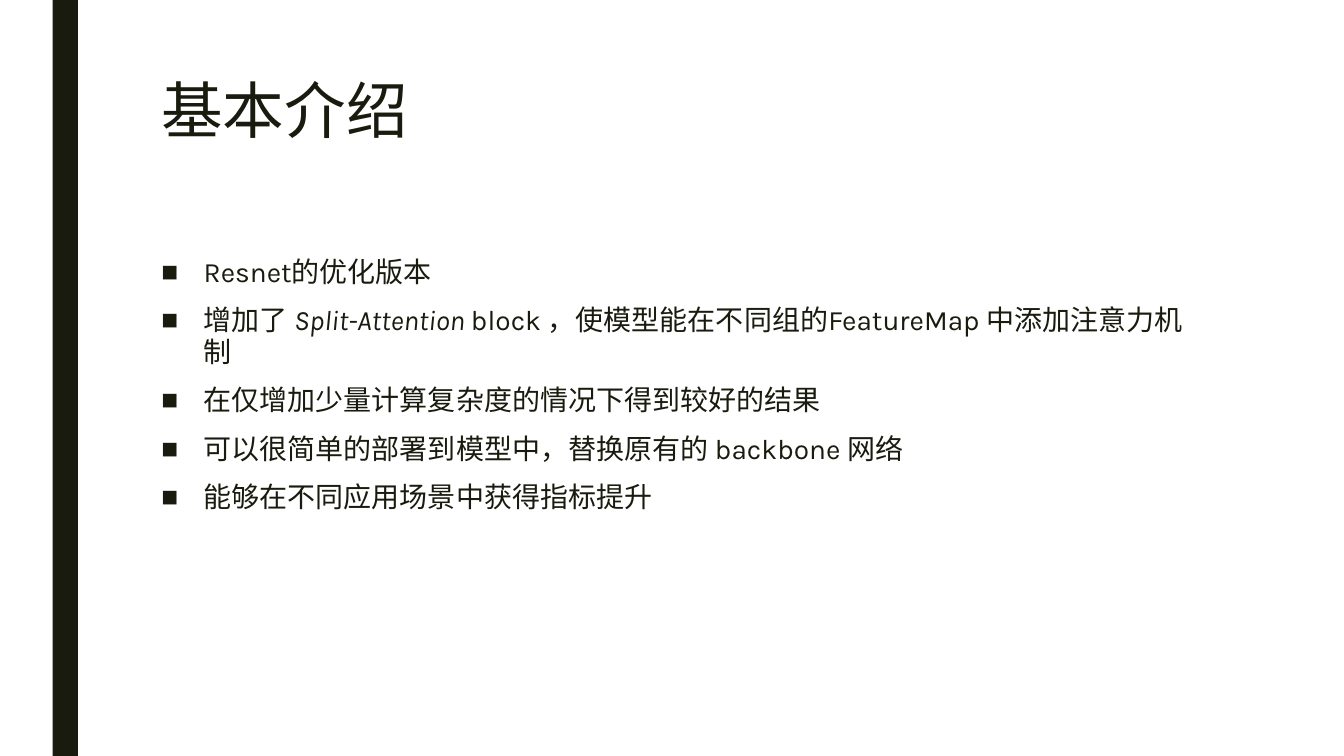
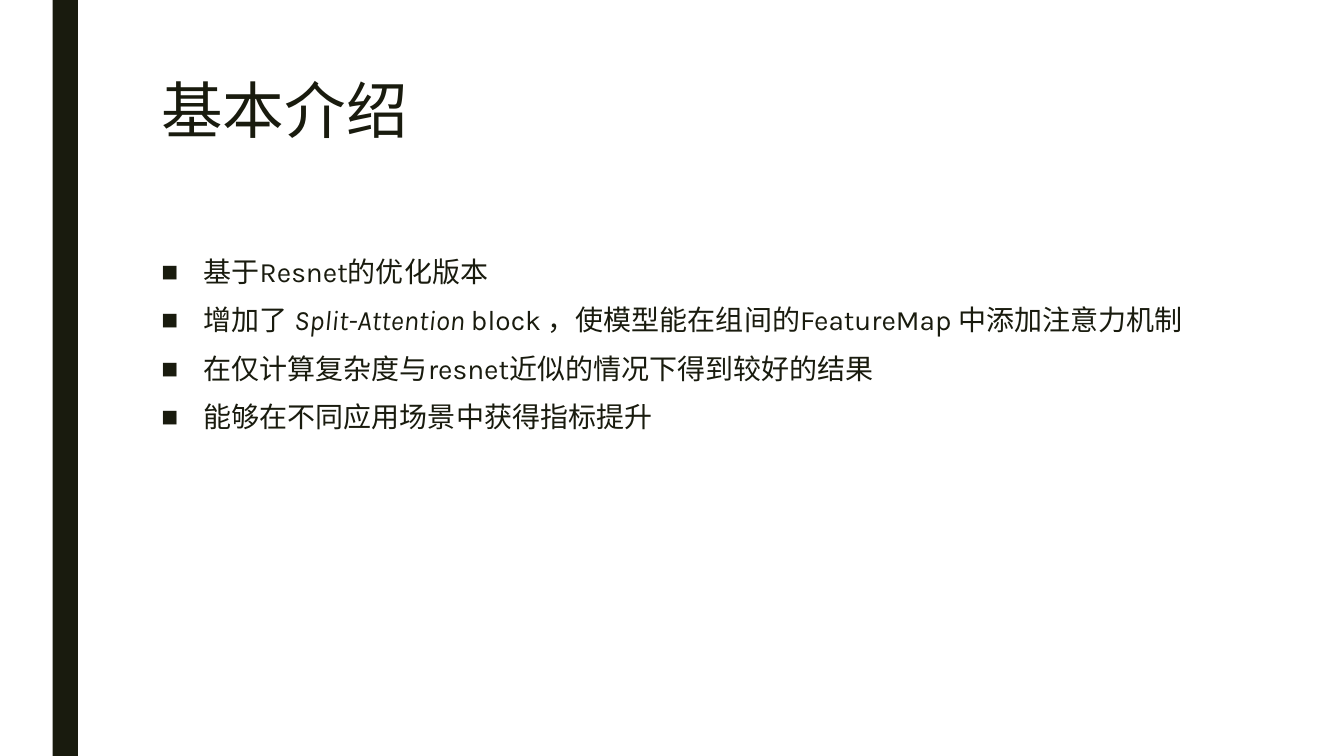
Before and after one commit to Iranb/NoteBook, a slide deck: slide 2 of Paper Notes/ResNetSt/ResNetSt.pptx. Drawn at 1344x756 pixels with LibreOffice and Linux fonts; fonts in the diff are those of the drawing. Boxes give left, top, right and bottom in pixels: in the first picture for what was removed or moved away, otherwise in the second. Text is boxed around its words. In the diff, an @@ line names an element or a change of style, - is before the commit and + after.

```diff
--- a/Paper Notes/ResNetSt/ResNetSt.pptx
+++ b/Paper Notes/ResNetSt/ResNetSt.pptx
@@ text at bbox=[204, 258, 1182, 382]: text changed @@
-■ Resnet的优化版本
-■ 增加了 Split-Attention block ，使模型能在不同组的FeatureMap 中添加注意力机制
-■ 在仅增加少量计算复杂度的情况下得到较好的结果
-■ 可以很简单的部署到模型中，替换原有的 backbone 网络
+■ 基于Resnet的优化版本
+■ 增加了 Split-Attention block ，使模型能在组间的FeatureMap 中添加注意力机制
+■ 在仅计算复杂度与resnet近似的情况下得到较好的结果
```
Also in this commit, not shown: 2 other slides changed, 9 slides added, 2 slides removed, 9 other files.
